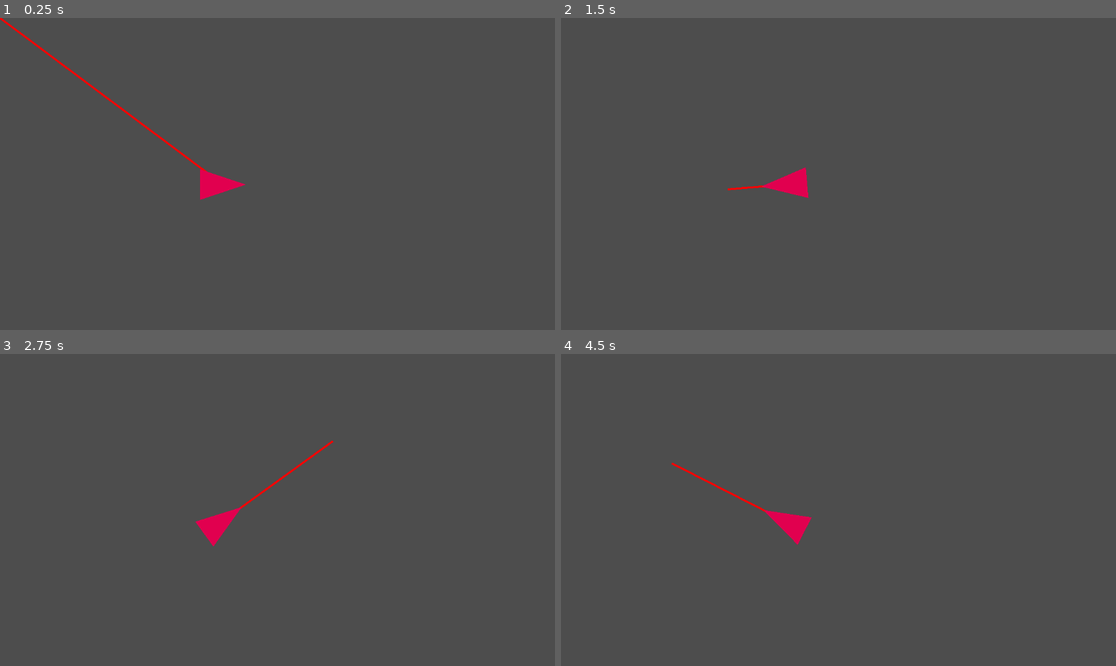
Above: before the commit, frames 1-4 (two rows, left to right).
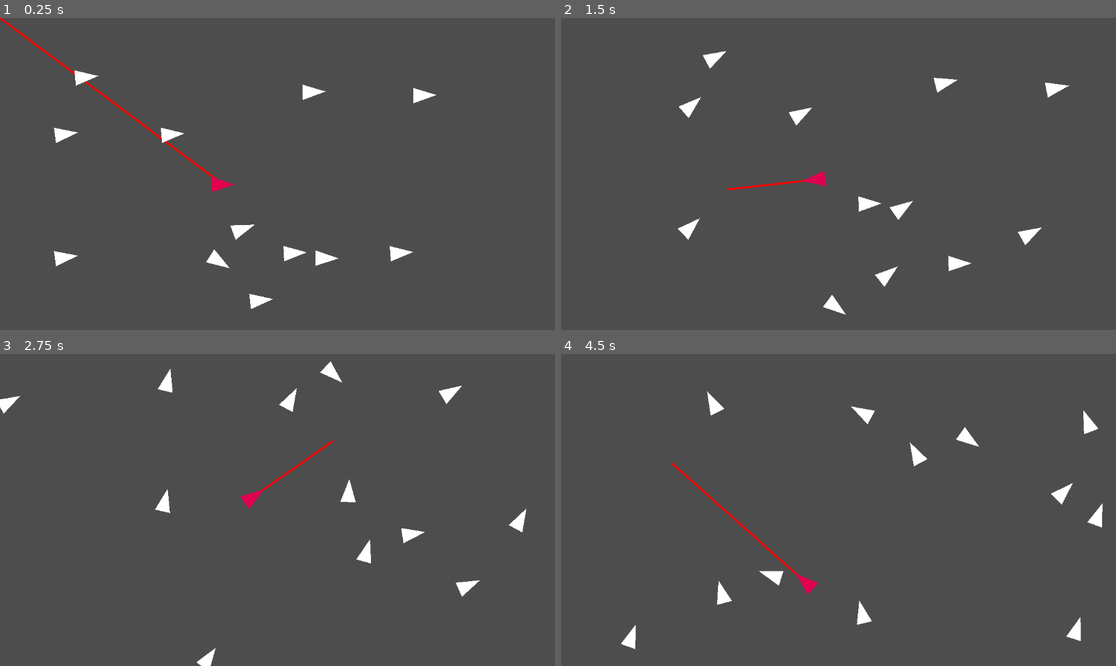
Above: after the commit, the same moments.

Repository: Izendi/boids_v3
Game: Godot game, scene res://scenes/main.tscn
Same seed, same stepped clock (60 frames per second), same inputs: the game is played once before the commit and once after it.
Inputs (mouse positions are in pixels of both pictures, inside the frame that each line leads up to):
- Up to frame 1 (0.25 s): no input
- Up to frame 2 (1.5 s): tap Enter (ui_accept) at 0.5, 0.77, 0.8, 1.07, 1.35 s; move the mouse to (960, 158) at 0.52 s; press the mouse at (960, 158) at 0.53 s; hold Right (ui_right) from 0.53 s (still down); move the mouse to (727, 189) at 1.27 s; release the mouse at (727, 189) at 1.28 s
- Up to frame 3 (2.75 s): tap Enter (ui_accept) at 1.52, 1.82, 2.3 s; click (166, 525) at 1.55 s; move the mouse to (333, 441) at 2.02 s; release Right (ui_right) at 2.03 s; press the mouse at (333, 441) at 2.03 s; hold Left (ui_left) from 2.03 s (still down)
- Up to frame 4 (4.5 s): move the mouse to (810, 572) at 2.77 s; release Left (ui_left) at 2.78 s; release the mouse at (810, 572) at 2.78 s; hold Right (ui_right) 2.78-4.28 s; click (810, 572) at 2.85 s; tap Enter (ui_accept) at 3.02, 3.32, 3.6, 3.77, 4.07 s; move the mouse to (1005, 556) at 3.52 s; move the mouse to (672, 463) at 4.27 s; hold Left (ui_left) from 4.28 s (still down); click (672, 463) at 4.35 s

The runs differ from the first frame. In frame 1, 1.6% of the frame differs, in the area x 9-79%, y 16-94%; in frame 2, 1.9%; in frame 3, 2.0%; in frame 4, 2.2%, in the area x 10-98%, y 12-95%.

Commit message:
basic version WORKING

Diff:
--- a/project.godot
+++ b/project.godot
@@ -15,12 +15,16 @@
 config/features=PackedStringArray("4.4", "GL Compatibility")
 config/icon="res://icon.svg"
 
+[global_group]
+
+Boid="any node that acts as a type of boid"
+
 [input]
 
 lmb={
 "deadzone": 0.2,
 "events": [Object(InputEventMouseButton,"resource_local_to_scene":false,"resource_name":"","device":-1,"window_id":0,"a …(253 unchanged characters)…
-, null]
+]
 }
 
 [rendering]
--- a/scenes/character_body_2d_master_boid.tscn
+++ b/scenes/character_body_2d_master_boid.tscn
@@ -6,9 +6,11 @@
 [node name="CharacterBody2D_masterBoid" type="CharacterBody2D"]
 
 [node name="Polygon2D" type="Polygon2D" parent="."]
+scale = Vector2(0.5, 0.5)
 color = Color(0.882441, 0, 0.310008, 1)
 polygon = PackedVector2Array(-48, -32, -48, 32, 48, -9.53674e-07)
 uv = PackedVector2Array(-112, -48, -152, 48, -72, 48)
 
 [node name="CollisionShape2D" type="CollisionShape2D" parent="."]
+scale = Vector2(0.5, 0.5)
 shape = SubResource("RectangleShape2D_7tivj")
--- a/scenes/character_body_2d_regular_boid.gd
+++ b/scenes/character_body_2d_regular_boid.gd
@@ -3,34 +3,109 @@
 class_name Regular_Boid
 
 
-var neighbor_regular_boids: Array[Regular_Boid] = []
+var neighbor_boids: Array[Node2D] = []
 
+@onready var area2D_influence_radius = $Area2D
+@onready var no_boids: int = 0
+@onready var old_no_boids: int = 0
 
-func findNeighborsAndFillArray() -> void:
-	pass
+@export var SPEED: float = 120.0
 
+@export var separation_weight: float = 1.5
+@export var alignment_weight: float = 1.0
+@export var cohesion_weight: float = 1.0
 
-# ----------------------------------------------------------
+func wrap_position(pos: Vector2, rect: Rect2) -> Vector2:
+	return Vector2(
+		wrapf(pos.x, rect.position.x, rect.position.x + rect.size.x),
+		wrapf(pos.y, rect.position.y, rect.position.y + rect.size.y)
+	)
 
-const SPEED = 300.0
-const JUMP_VELOCITY = -400.0
+func calcSteeringVector() -> Vector2:
+	var steeringVec: Vector2 = Vector2(0.0, 0.0)
 
+	# 1 - SEPARATION
+
+	var separation_force_vec: Vector2 = Vector2(0.0, 0.0)
+
+	for neighbor_boid in neighbor_boids:
+		if neighbor_boid != self:
+			var distance_vec : Vector2 = self.global_position - neighbor_boid.global_position
+			var distance: float = distance_vec.length()
+
+			# this real distance thing is a hack to work around pixels not being the same as one unit being equal to a meter, change it if you chagne to 3D
+			var one_meter_to_pixels = 20.0
+			var real_distance = distance / one_meter_to_pixels
+
+			var force: Vector2 = (self.global_position - neighbor_boid.global_position) / (real_distance * real_distance)
+
+			separation_force_vec = separation_force_vec + force
+
+	# 2 - ALIGNMENT
+	var avg_neighbor_boid_velocity = Vector2.ZERO
+
+	var neighbor_count = 0
+
+	for neighbor_boid in neighbor_boids:
+		if neighbor_boid != self:
+			avg_neighbor_boid_velocity += (neighbor_boid.velocity).normalized()
+			neighbor_count += 1
+
+	if neighbor_count != 0:
+		avg_neighbor_boid_velocity = avg_neighbor_boid_velocity / neighbor_count
+
+	var alignment_vec: Vector2 = Vector2(0.0, 0.0)
+
+	alignment_vec = ((avg_neighbor_boid_velocity.normalized()) - ((self.velocity).normalized())).normalized()
+
+	# 3 - COHESION
+	var dir_to_center_of_neighbors_mass: Vector2 = Vector2(0.0, 0.0)
+	var neighbors_center_of_mass: Vector2 = Vector2(0.0, 0.0)
+	var neighbor_count_2: float = 0.0
+
+	for neighbor_boid in neighbor_boids:
+		if neighbor_boid != self:
+			neighbors_center_of_mass += neighbor_boid.global_position
+			neighbor_count_2 += 1.0
+
+	if neighbor_count_2 != 0:
+		neighbors_center_of_mass = neighbors_center_of_mass / neighbor_count_2
+
+	var cohesion_vector = (neighbors_center_of_mass - self.global_position).normalized()
+
+	steeringVec = separation_force_vec * separation_weight + alignment_vec * alignment_weight + cohesion_vector * cohesion_weight
+
+	return steeringVec
+
+func _ready():
+	velocity = Vector2(60.0, 0.0)
 
 func _physics_process(delta):
-	# Add the gravity.
-	if not is_on_floor():
-		velocity += get_gravity() * delta
 
-	# Handle jump.
-	if Input.is_action_just_pressed("ui_accept") and is_on_floor():
-		velocity.y = JUMP_VELOCITY
+	neighbor_boids = area2D_influence_radius.get_overlapping_bodies()
 
-	# Get the input direction and handle the movement/deceleration.
-	# As good practice, you should replace UI actions with custom gameplay actions.
-	var direction = Input.get_axis("ui_left", "ui_right")
-	if direction:
-		velocity.x = direction * SPEED
-	else:
-		velocity.x = move_toward(velocity.x, 0, SPEED)
+	old_no_boids = no_boids
+	no_boids = 0
+
+	for boid in neighbor_boids:
+		if boid != self:
+			no_boids += 1
+
+	if no_boids != old_no_boids:
+		var myStr: String = "Boids nearby = " + str(no_boids)
+		print(myStr)
+
+	# ------------------
+
+	#velocity = velocity + Vector2(0, 9.8) * delta #move and slide with multiply this by the delta for me.
+	#velocity = velocity.limit_length(120)
+
+	var steeringVector: Vector2 = calcSteeringVector()
+	velocity = velocity + steeringVector
+	velocity = (velocity.normalized()) * SPEED
+
+	rotation = velocity.angle()
+	#velocity = Vector2(50.0, 50.0)
 
 	move_and_slide()
+	global_position = wrap_position(global_position, get_viewport_rect())
--- a/scenes/character_body_2d_regular_boid.tscn
+++ b/scenes/character_body_2d_regular_boid.tscn
@@ -7,18 +7,20 @@
 
 [sub_resource type="CircleShape2D" id="CircleShape2D_5mqg2"]
 
-[node name="CharacterBody2D_regular_boid" type="CharacterBody2D"]
+[node name="CharacterBody2D_regular_boid" type="CharacterBody2D" groups=["Boid"]]
 script = ExtResource("1_5mqg2")
 
 [node name="Polygon2D" type="Polygon2D" parent="."]
+scale = Vector2(0.5, 0.5)
 polygon = PackedVector2Array(-48, -32, -48, 32, 48, -9.53674e-07)
 uv = PackedVector2Array(-112, -48, -152, 48, -72, 48)
 
 [node name="CollisionShape2D" type="CollisionShape2D" parent="."]
+scale = Vector2(0.5, 0.5)
 shape = SubResource("RectangleShape2D_jkpgg")
 
 [node name="Area2D" type="Area2D" parent="."]
 
 [node name="CollisionShape2D" type="CollisionShape2D" parent="Area2D"]
-scale = Vector2(30, 30)
+scale = Vector2(6, 6)
 shape = SubResource("CircleShape2D_5mqg2")
--- a/scenes/main.gd
+++ b/scenes/main.gd
@@ -3,7 +3,9 @@
 @onready var m_masterBoid: CharacterBody2D = %CharacterBody2D_masterBoid
 @onready var m_mouse_world_pos: Vector2 = Vector2.ZERO
 
+@onready var masterBoid_to_mouse_vec = Vector2.ZERO
 
+@export var SPEED: float = 120
 
 func _ready():
 	pass
@@ -13,18 +15,21 @@
 	pass
 
 
+#Signals run before physics_process
 func _physics_process(delta):
 	#m_masterBoid.rotate(0.1)
-
 	if Input.is_action_pressed("lmb"):
 		m_mouse_world_pos = get_global_mouse_position()
 		var masterBoid_global_pos: Vector2 = m_masterBoid.global_position
 
-		var masterBoid_to_mouse_vec = m_mouse_world_pos - masterBoid_global_pos
+		masterBoid_to_mouse_vec = m_mouse_world_pos - masterBoid_global_pos
 
 		m_masterBoid.rotation = masterBoid_to_mouse_vec.angle()
 
 		queue_redraw()
+
+	m_masterBoid.velocity = masterBoid_to_mouse_vec.normalized() * SPEED
+	m_masterBoid.move_and_slide()
 
 #remember that draw converts coordinates from local space to global space, so if you pass in global space coordinates you will get weird results
 func _draw():
--- a/scenes/main.tscn
+++ b/scenes/main.tscn
@@ -1,7 +1,8 @@
-[gd_scene load_steps=3 format=3 uid="uid://dxsy8i5c6x6ny"]
+[gd_scene load_steps=4 format=3 uid="uid://dxsy8i5c6x6ny"]
 
 [ext_resource type="Script" uid="uid://cj523n7kxomcj" path="res://scenes/main.gd" id="1_0wfyh"]
 [ext_resource type="PackedScene" uid="uid://cxpisath0dqtl" path="res://scenes/character_body_2d_master_boid.tscn" id="2_sugp2"]
+[ext_resource type="PackedScene" uid="uid://cu16v5y0yhw3s" path="res://scenes/character_body_2d_regular_boid.tscn" id="3_sugp2"]
 
 [node name="Node2D_main" type="Node2D"]
 script = ExtResource("1_0wfyh")
@@ -9,3 +10,48 @@
 [node name="CharacterBody2D_masterBoid" parent="." instance=ExtResource("2_sugp2")]
 unique_name_in_owner = true
 position = Vector2(463, 346)
+
+[node name="CharacterBody2D_regular_boid_1" parent="." instance=ExtResource("3_sugp2")]
+position = Vector2(852, 161)
+
+[node name="CharacterBody2D_regular_boid_2" parent="." instance=ExtResource("3_sugp2")]
+position = Vector2(622, 154)
+
+[node name="CharacterBody2D_regular_boid_3" parent="." instance=ExtResource("3_sugp2")]
+position = Vector2(150, 124)
+
+[node name="CharacterBody2D_regular_boid_4" parent="." instance=ExtResource("3_sugp2")]
+position = Vector2(329, 499)
+
+[node name="CharacterBody2D_regular_boid_5" parent="." instance=ExtResource("3_sugp2")]
+position = Vector2(477, 444)
+
+[node name="CharacterBody2D_regular_boid_6" parent="." instance=ExtResource("3_sugp2")]
+position = Vector2(649, 499)
+
+[node name="CharacterBody2D_regular_boid_7" parent="." instance=ExtResource("3_sugp2")]
+position = Vector2(804, 489)
+
+[node name="CharacterBody2D_regular_boid_8" parent="." instance=ExtResource("3_sugp2")]
+position = Vector2(329, 499)
+
+[node name="CharacterBody2D_regular_boid_9" parent="." instance=ExtResource("3_sugp2")]
+position = Vector2(329, 243)
+
+[node name="CharacterBody2D_regular_boid_10" parent="." instance=ExtResource("3_sugp2")]
+position = Vector2(513, 588)
+
+[node name="CharacterBody2D_regular_boid_11" parent="." instance=ExtResource("3_sugp2")]
+position = Vector2(428, 499)
+
+[node name="CharacterBody2D_regular_boid_12" parent="." instance=ExtResource("3_sugp2")]
+position = Vector2(583, 489)
+
+[node name="CharacterBody2D_regular_boid_13" parent="." instance=ExtResource("3_sugp2")]
+position = Vector2(108, 499)
+
+[node name="CharacterBody2D_regular_boid_14" parent="." instance=ExtResource("3_sugp2")]
+position = Vector2(108, 243)
+
+[node name="CharacterBody2D_regular_boid_15" parent="." instance=ExtResource("3_sugp2")]
+position = Vector2(292, 588)
